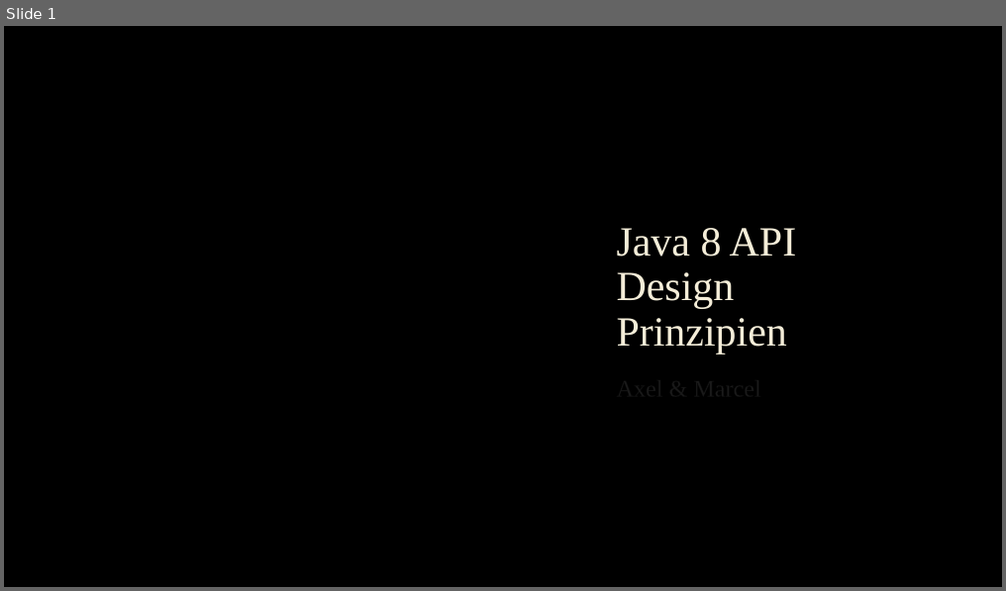
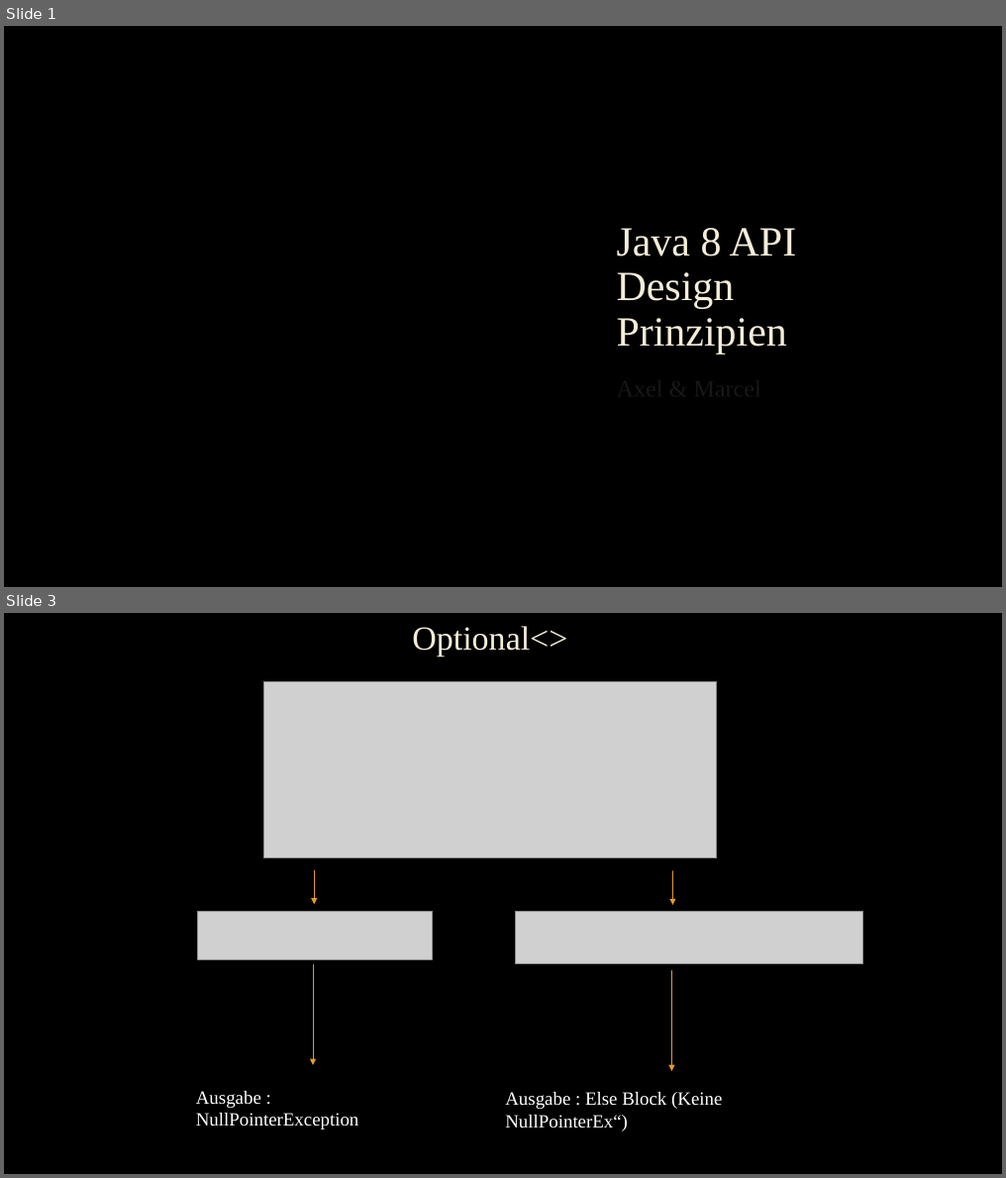
Before and after one commit to nobody1337/DemoAPI, a slide deck: Präsentation/Java 8 API Design Prinzipien.pptx. Shown one above the other, each under a label of ours: slide 1 before the commit, slides 1 and 3 after it; the slides between them are not shown. The pictures are 1006x591 and 1006x1178 pixels, drawn with LibreOffice and Linux fonts; fonts in the diff are those of the drawing; grey boxes stand for pictures; background and template pictures are left out. Boxes give left, top, right and bottom in pixels: in the first picture for what was removed or moved away, otherwise in the second. Text is boxed around its words. In the diff, an @@ line names an element or a change of style, - is before the commit and + after.

```diff
--- a/Präsentation/Java 8 API Design Prinzipien.pptx
+++ b/Präsentation/Java 8 API Design Prinzipien.pptx
@@ slide 3 added at (4, 613, 1002, 1174), background picture (left out) @@
@@ title added at (412, 626, 567, 657), 32.4 pt, text #F4EDD8 @@
+Optional<>
@@ picture added at (263, 682, 718, 859) @@
@@ arrow added from (314, 870) to (314, 904), #E59B2C 0.75 pt @@
@@ arrow added from (672, 871) to (672, 905), #E59B2C 0.75 pt @@
@@ picture added at (198, 912, 433, 959) @@
@@ picture added at (515, 912, 862, 963) @@
@@ arrow added from (313, 964) to (313, 1065), #E59B2C 0.75 pt @@
@@ arrow added from (672, 970) to (672, 1071), #E59B2C 0.75 pt @@
@@ text added at (196, 1091, 359, 1130), 18 pt, text #FFFFFF @@
+Ausgabe : NullPointerException
@@ text added at (505, 1092, 722, 1132), 18 pt, text #FFFFFF @@
+Ausgabe : Else Block (Keine NullPointerEx“)
```
Also in this commit, not shown: 1 slide changed, 7 other slides added, 19 other files.
